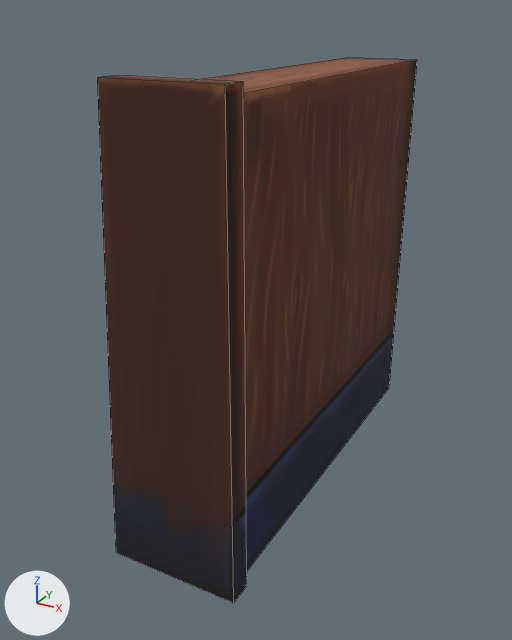
The FBX model Assets/ART ASSETS/3D MODELS/TILESETS/Airship/Models/Airship_Wall.fbx: old version first, new version second.
The view is the same before and after, from a camera (50 mm lens) standing at (2.8, -5.94, 4.5) and looking at (-0.24, -0.41, 1.74). Arrows for +X, +Y and +Z are at lower left; the lights stay in place. Mesh edges are drawn as thin lines.

In view in the first picture: 'Airship_Wall'.
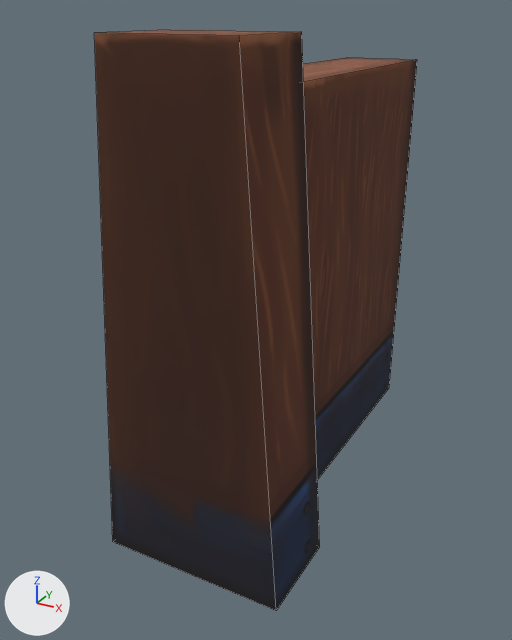
What differs and where, as boxes [x1, y1, x2, y2] in the pictures (512 x 640 px):
'Airship_Wall', reshaped (7% taller): before [97, 58, 417, 603]; after [94, 30, 417, 611]

What the commit changed:
me_airship_wall_mesh is used by ob_airship_wall; location (0.0, 0.0, 0.0).
me_airship_wall_mesh had 16 vertices, 8 faces and spanned x -0.74..0.5, y -2.13..1.99, z 0.0..4.09.
me_airship_wall_mesh now has 16 vertices, 8 faces and spans x -0.85..0.84, y -2.03..1.99, z 0.0..4.36.
Part 1, on me_airship_wall_mesh:
4 vertices are removed from x -0.48..0.5, y -2.13..-1.91, z 0.0..4.09.
5 faces are deleted.
4 vertices in x -0.62..0.41, y -2.0, z 0.0..4.0 move by (0.0, 0.8, 0.0).
4 vertices move from x -0.74..0.5, y -2.13..-1.91, z 0.0..4.09 to x -0.85..0.54, y -2.03..-1.18, z 0.0..4.36.
4 vertices are added at (0.84, -1.17, 0.0), (-0.56, -1.17, 4.36), (0.84, -2.03, 0.0), (-0.56, -2.03, 4.36).
5 new faces join them.
